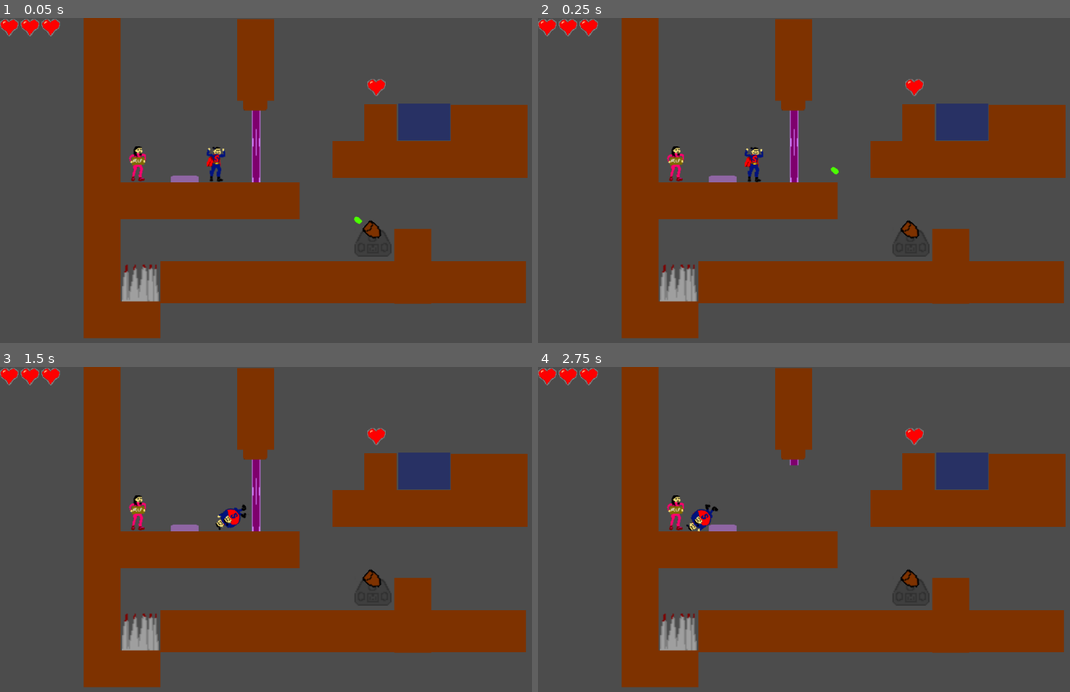
Above: before the commit, frames 1-4 (two rows, left to right).
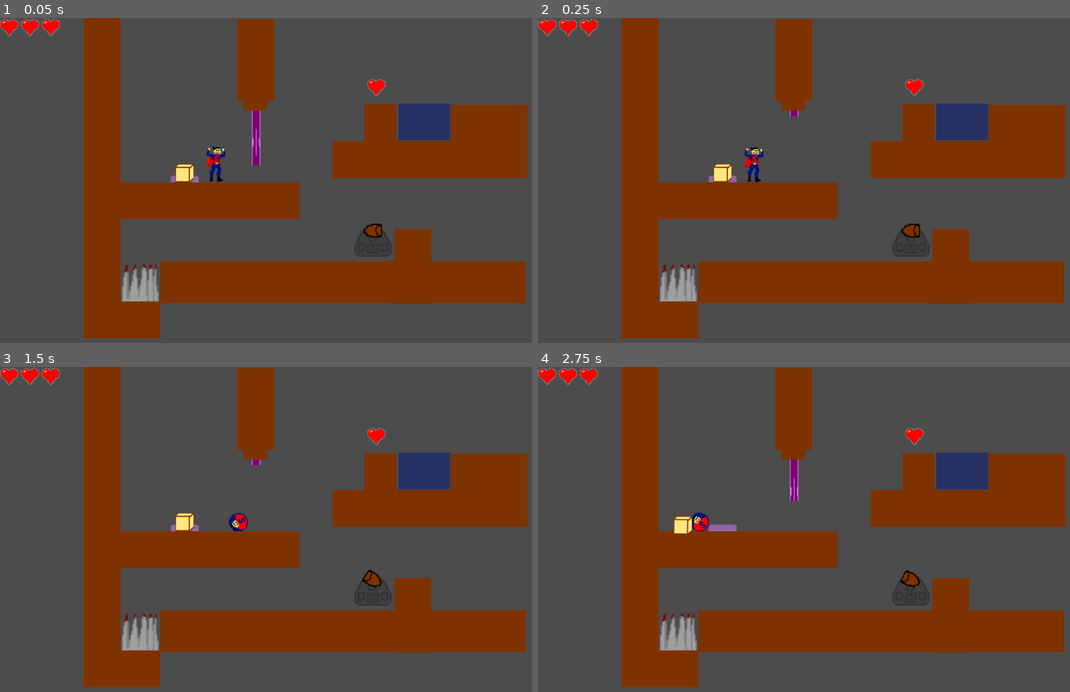
Above: after the commit, the same moments.

Repository: epielemeier/SacrificialSam
Game: Godot game, scene res://Level.tscn
Same seed, same stepped clock (60 frames per second), same inputs: the game is played once before the commit and once after it.
Inputs:
- Up to frame 1 (0.05 s): no input
- Up to frame 2 (0.25 s): no input
- Up to frame 3 (1.5 s): tap Enter at 0.5 s; hold Right (ui_right) from 0.53 s (still down); tap C (shrink) at 0.6 s; tap Space (ui_select) at 0.77 s; tap Z (dash) at 1.35 s
- Up to frame 4 (2.75 s): tap Space (ui_select) at 1.52 s; tap C (shrink) at 1.55, 2.3 s; release Right (ui_right) at 2.03 s; hold Left (ui_left) from 2.03 s (still down); tap X (interact) at 2.1 s

The runs differ from the first frame. In frame 1, 0.6% of the frame differs, in the area x 24-72%, y 39-68%; in frame 2, 0.9%; in frame 3, 1.1%, in the area x 24-72%, y 30-68%; in frame 4, 0.8%.
Error before the commit: Invalid set index 'visible' (on base: 'null instance') with value of type 'bool'. (res://Hero.gd:158)
Error after the commit: Attempt to call function 'is_interacting_with' in base 'null instance' on a null instance. (res://Level.gd:55)

Commit message:
Add unmovable box

Diff:
--- /dev/null
+++ b/Box.tscn
@@ -0,0 +1,40 @@
+[gd_scene load_steps=3 format=2]
+
+[ext_resource path="res://art/box.png" type="Texture" id=1]
+
+[sub_resource type="RectangleShape2D" id=1]
+
+custom_solver_bias = 0.0
+extents = Vector2( 20, 20 )
+
+[node name="Box" type="RigidBody2D"]
+
+input_pickable = false
+collision_layer = 17
+collision_mask = 17
+mode = 0
+mass = 1.0
+friction = 1.0
+bounce = 0.0
+gravity_scale = 1.0
+custom_integrator = false
+continuous_cd = 0
+contacts_reported = 0
+contact_monitor = false
+sleeping = false
+can_sleep = true
+linear_velocity = Vector2( 0, 0 )
+linear_damp = -1.0
+angular_velocity = 0.0
+angular_damp = -1.0
+_sections_unfolded = [ "Collision" ]
+
+[node name="CollisionShape2D" type="CollisionShape2D" parent="." index="0"]
+
+position = Vector2( -5.96046e-07, -5.96046e-07 )
+scale = Vector2( 0.869565, 0.869565 )
+shape = SubResource( 1 )
+
+[node name="Sprite" type="Sprite" parent="." index="1"]
+
+texture = ExtResource( 1 )
--- a/Door.tscn
+++ b/Door.tscn
@@ -12,13 +12,14 @@
 [node name="Door" type="StaticBody2D" index="0"]
 
 input_pickable = false
-collision_layer = 1
+collision_layer = 16
 collision_mask = 1
 constant_linear_velocity = Vector2( 0, 0 )
 constant_angular_velocity = 0.0
 friction = 1.0
 bounce = 0.0
 script = ExtResource( 1 )
+_sections_unfolded = [ "Collision" ]
 
 [node name="DoorTween" type="Tween" parent="." index="0"]
 
--- a/Hero.gd
+++ b/Hero.gd
@@ -155,7 +155,7 @@
 func toggle_shrink():
 	shrinking = !shrinking
 	$ShrinkSprite.visible = shrinking
-	$Sprite.visible = !shrinking
+	$AnimatedSprite.visible = !shrinking
 	$ShrinkCollisionShape2D.disabled = !shrinking
 	$CollisionShape2D.disabled = shrinking
 	rotation = 0.0
--- a/Hero.tscn
+++ b/Hero.tscn
@@ -38,7 +38,7 @@
 custom_solver_bias = 0.0
 radius = 16.8203
 
-[node name="Hero" type="KinematicBody2D" index="0"]
+[node name="Hero" type="KinematicBody2D"]
 
 input_pickable = false
 collision_layer = 1
--- a/Level.gd
+++ b/Level.gd
@@ -14,7 +14,7 @@
 		child.connect("body_entered", self, "_on_HeartCollectible_body_entered", [child])
 	$PressurePlate.connect("body_entered", $Door, "open")
 	$PressurePlate.connect("body_exited", $Door, "close")
-	$Victim.connect("give_equipment", self, "_on_Victim_give_equipment")
+	#$Victim.connect("give_equipment", self, "_on_Victim_give_equipment")
 	$Hero.connect("interacting", self, "_on_Hero_interacting")
 	$Tank.connect("bullet_hit", self, "_on_Bullet_hit")
 	$HealthControl.connect("zero_health", self, "_on_HealthControl_zero_health")
--- a/Level.tscn
+++ b/Level.tscn
@@ -7,10 +7,10 @@
 [ext_resource path="res://Spikes.tscn" type="PackedScene" id=5]
 [ext_resource path="res://Tank.tscn" type="PackedScene" id=6]
 [ext_resource path="res://HealthControl.tscn" type="PackedScene" id=7]
-[ext_resource path="res://Victim.tscn" type="PackedScene" id=8]
-[ext_resource path="res://HeartCollectible.tscn" type="PackedScene" id=9]
-[ext_resource path="res://Door.tscn" type="PackedScene" id=10]
-[ext_resource path="res://PressurePlate.tscn" type="PackedScene" id=11]
+[ext_resource path="res://HeartCollectible.tscn" type="PackedScene" id=8]
+[ext_resource path="res://Door.tscn" type="PackedScene" id=9]
+[ext_resource path="res://PressurePlate.tscn" type="PackedScene" id=10]
+[ext_resource path="res://Box.tscn" type="PackedScene" id=11]
 
 [node name="Level" type="Node"]
 
@@ -92,24 +92,23 @@
 
 [node name="HealthControl" parent="." index="5" instance=ExtResource( 7 )]
 
-[node name="Victim" parent="." index="6" instance=ExtResource( 8 )]
-
-position = Vector2( 238.568, 252.2 )
-equipment = "Belt"
-
-[node name="HeartCollectibles" type="Node2D" parent="." index="7"]
+[node name="HeartCollectibles" type="Node2D" parent="." index="6"]
 
 editor/display_folded = true
 
-[node name="HeartCollectible" parent="HeartCollectibles" index="0" instance=ExtResource( 9 )]
+[node name="HeartCollectible" parent="HeartCollectibles" index="0" instance=ExtResource( 8 )]
 
 position = Vector2( 652.085, 120.42 )
 
-[node name="Door" parent="." index="8" instance=ExtResource( 10 )]
+[node name="Door" parent="." index="7" instance=ExtResource( 9 )]
 
 position = Vector2( 443.163, 205.947 )
 scale = Vector2( 1.3176, 1.59375 )
 
-[node name="PressurePlate" parent="." index="9" instance=ExtResource( 11 )]
+[node name="PressurePlate" parent="." index="8" instance=ExtResource( 10 )]
 
 position = Vector2( 320, 280 )
+
+[node name="Box" parent="." index="9" instance=ExtResource( 11 )]
+
+position = Vector2( 320, 270 )
Binary file added: art/box.png
Not shown, added: art/box.png.import
